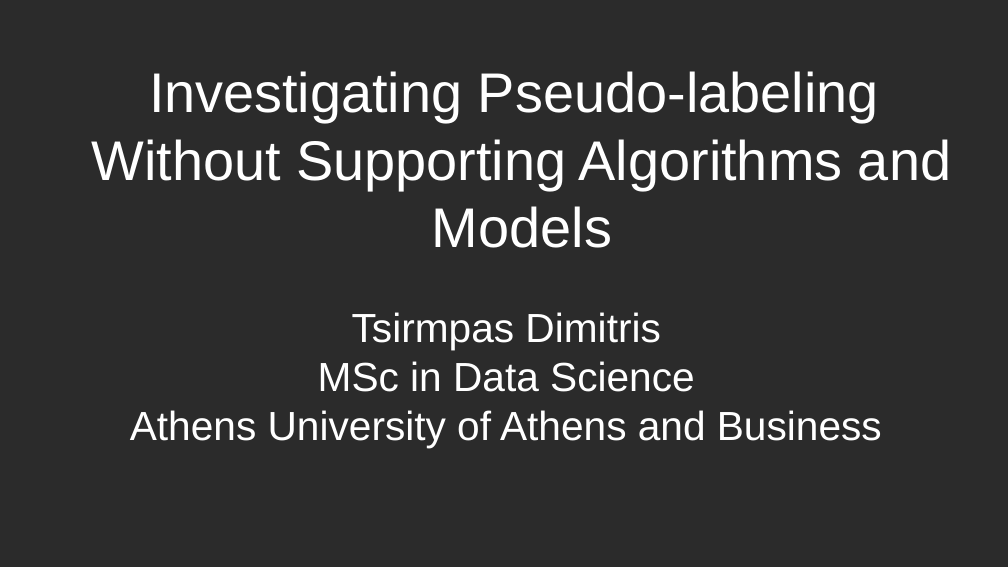
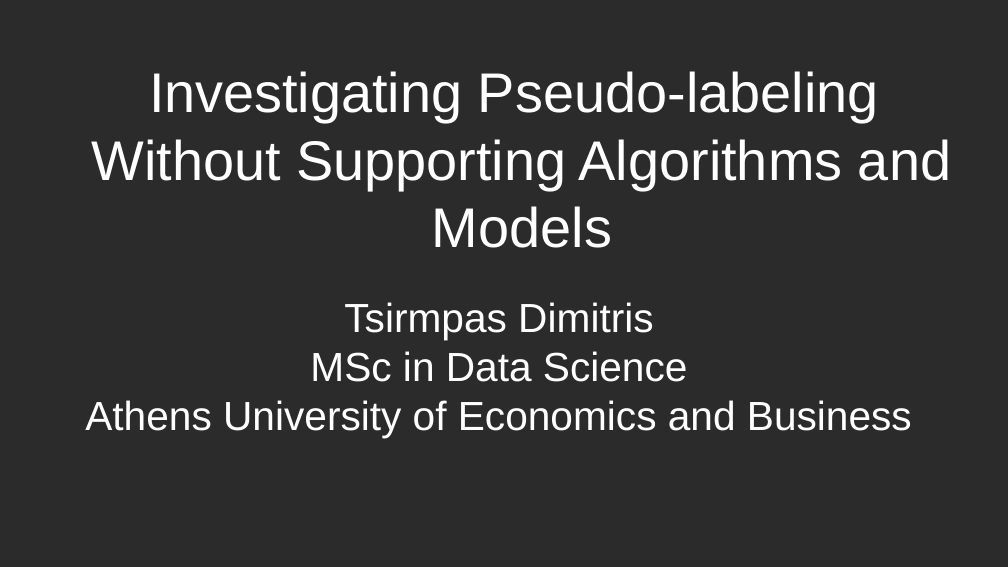
Before and after one commit to dimits-ts/deep_vision_domain_adaptation, a slide deck: slide 1 of presentation/presentation.odp. Drawn at 1008x567 pixels with LibreOffice and Linux fonts; fonts in the diff are those of the drawing; background and template pictures are left out; a plain dark background stands for a picture behind light text. Boxes give left, top, right and bottom in pixels: in the first picture for what was removed or moved away, otherwise in the second. Text is boxed around its words. In the diff, an @@ line names an element or a change of style, - is before the commit and + after.

```diff
--- a/presentation/presentation.odp
+++ b/presentation/presentation.odp
@@ subtitle "Tsirmpas Dimitris": place and size @@
-subtitle "Tsirmpas Dimitris" at (130,312,882,447)
+subtitle "Tsirmpas Dimitris" at (85,302,912,437)
@@ subtitle at (85,400,912,437): text changed @@
-Athens University of Athens and Business
+Athens University of Economics and Business
```
Also in this commit, not shown: 2 other slides changed, 8 slides added, 1 slide removed.
